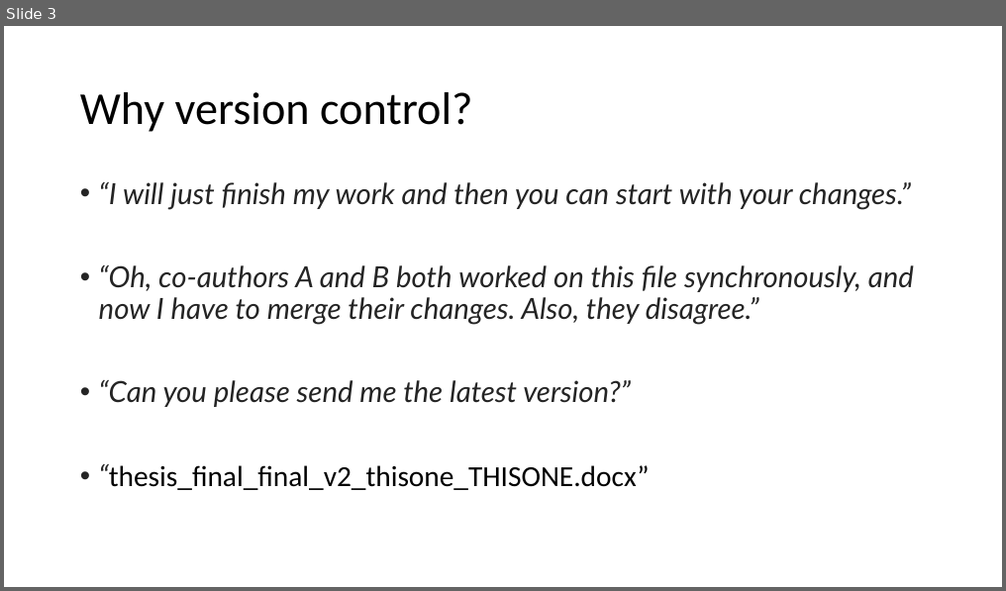
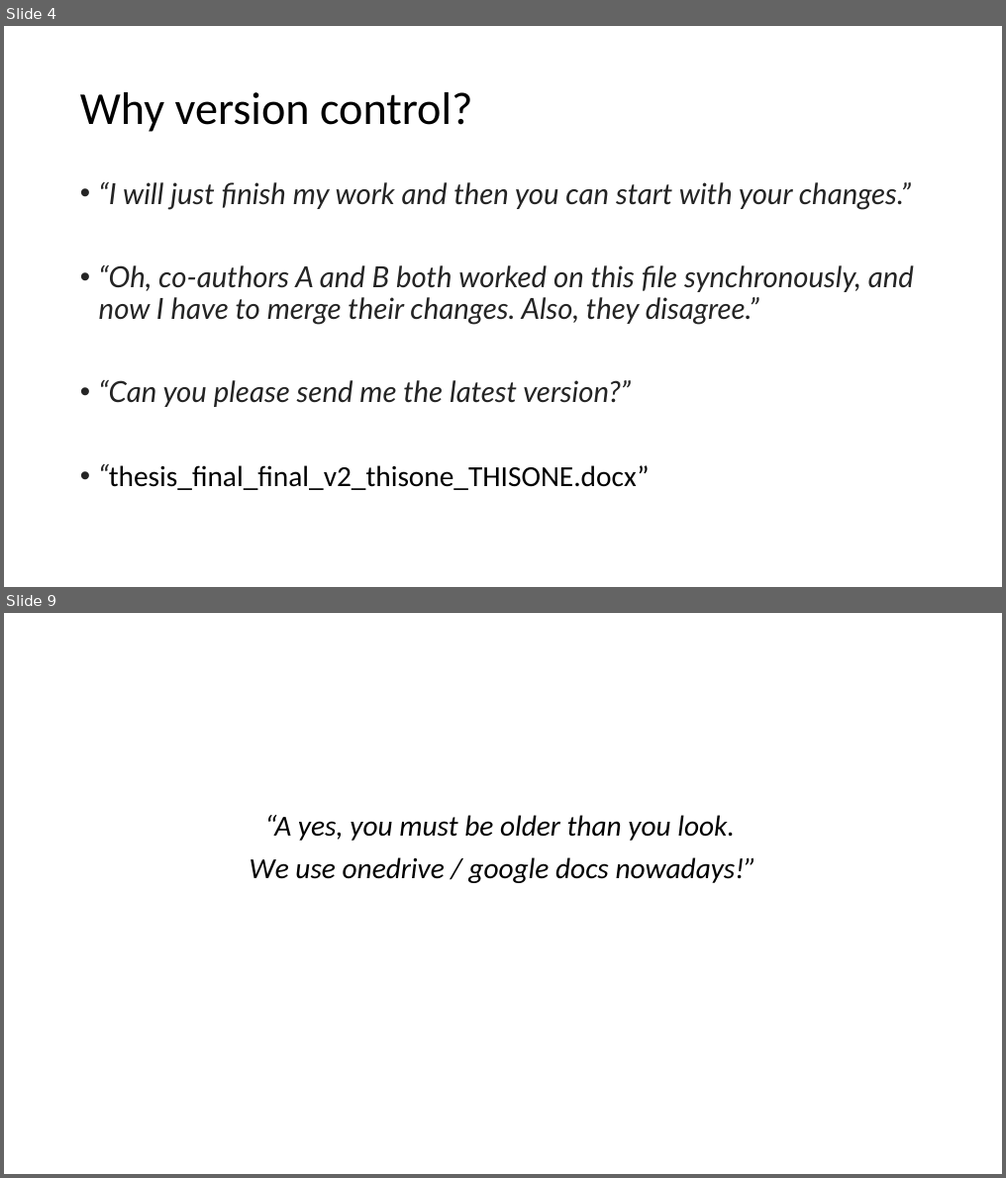
Before and after one commit to VHP4Safety/github_intro_training, a slide deck: powerpoints/github_part1.pptx. Shown one above the other, each under a label of ours: slide 3 before the commit, slides 4 and 9 after it; the slides between them are not shown. The pictures are 1006x591 and 1006x1178 pixels, drawn with LibreOffice and Linux fonts; fonts in the diff are those of the drawing. Boxes give left, top, right and bottom in pixels: in the first picture for what was removed or moved away, otherwise in the second. Text is boxed around its words. In the diff, an @@ line names an element or a change of style, - is before the commit and + after.

```diff
--- a/powerpoints/github_part1.pptx
+++ b/powerpoints/github_part1.pptx
@@ slide 9 added at <box>4,613,1002,1174</box>, background #FFFFFF @@
@@ text added at <box>250,815,757,883</box>, 28 pt, text #000000, italic @@
+“A yes, you must be older than you look.
+We use onedrive / google docs nowadays!”
@@ what was slide 3 is now slide 4 @@
```
Also in this commit, not shown: 5 slides changed, 13 other slides added, 2 slides removed.
